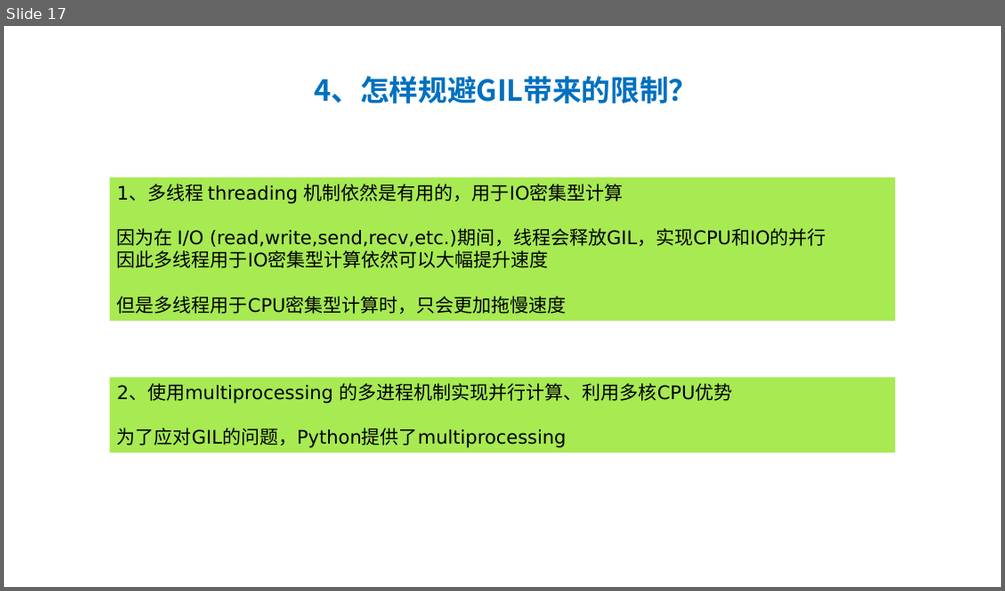
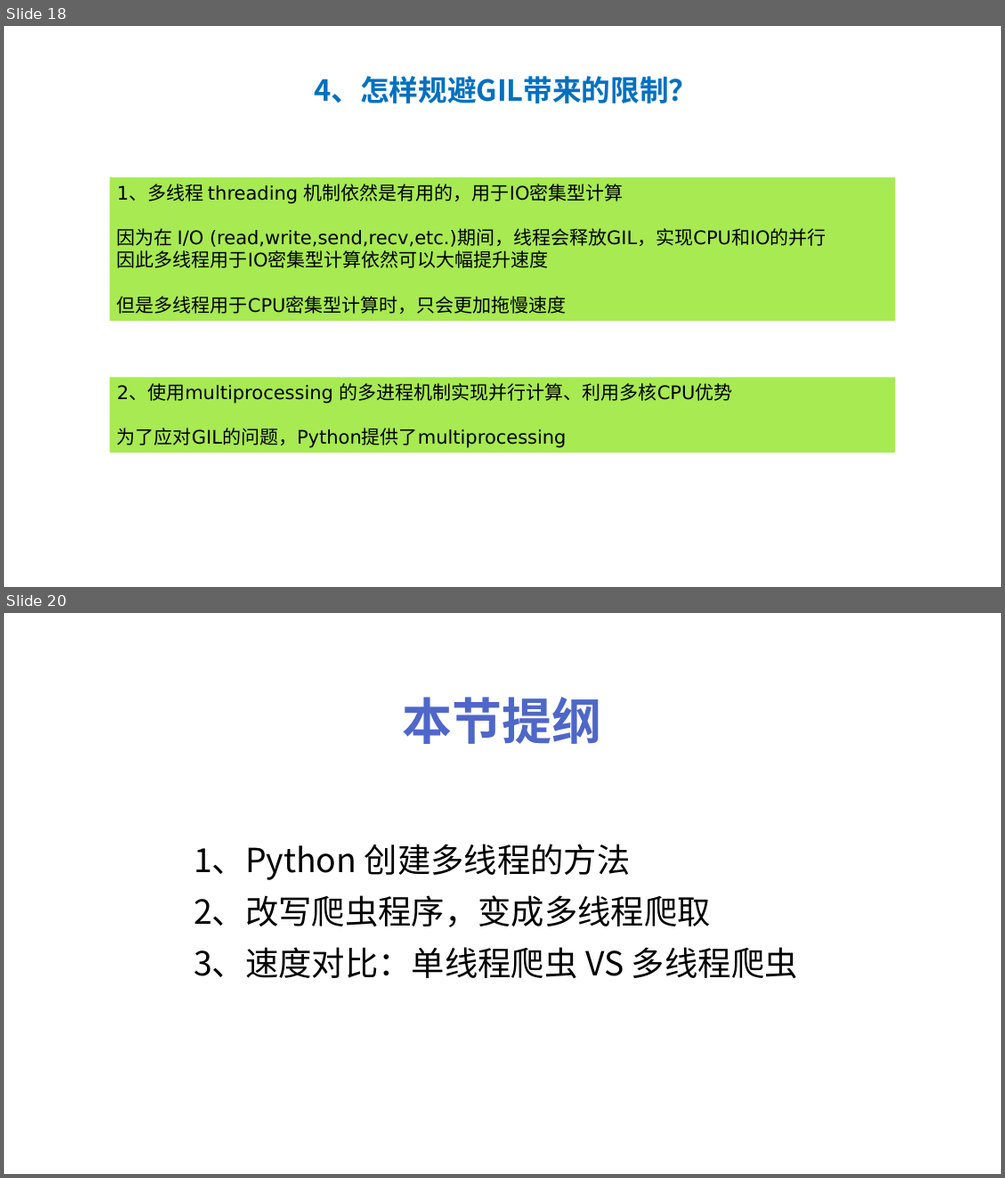
Before and after one commit to peiss/ant-learn-python-concurrent, a slide deck: Python并发编程简介.pptx. Shown one above the other, each under a label of ours: slide 17 before the commit, slides 18 and 20 after it; the slides between them are not shown. The pictures are 1005x591 and 1005x1178 pixels, drawn with LibreOffice and Linux fonts; fonts in the diff are those of the drawing. Boxes give left, top, right and bottom in pixels: in the first picture for what was removed or moved away, otherwise in the second. Text is boxed around its words. In the diff, an @@ line names an element or a change of style, - is before the commit and + after.

```diff
--- a/Python并发编程简介.pptx
+++ b/Python并发编程简介.pptx
@@ slide 20 added at (4,613,1001,1174), background #FFFFFF @@
@@ text added at (403,697,602,744), 48 pt, text #4E67C8, bold @@
+本节提纲
@@ text added at (194,844,798,978), 32 pt, text #000000 @@
+1、Python 创建多线程的方法
+2、改写爬虫程序，变成多线程爬取
+3、速度对比：单线程爬虫 VS 多线程爬虫
@@ what was slide 17 is now slide 18 @@
```
Also in this commit, not shown: 1 slide changed, 3 other slides added, 4 other files.
